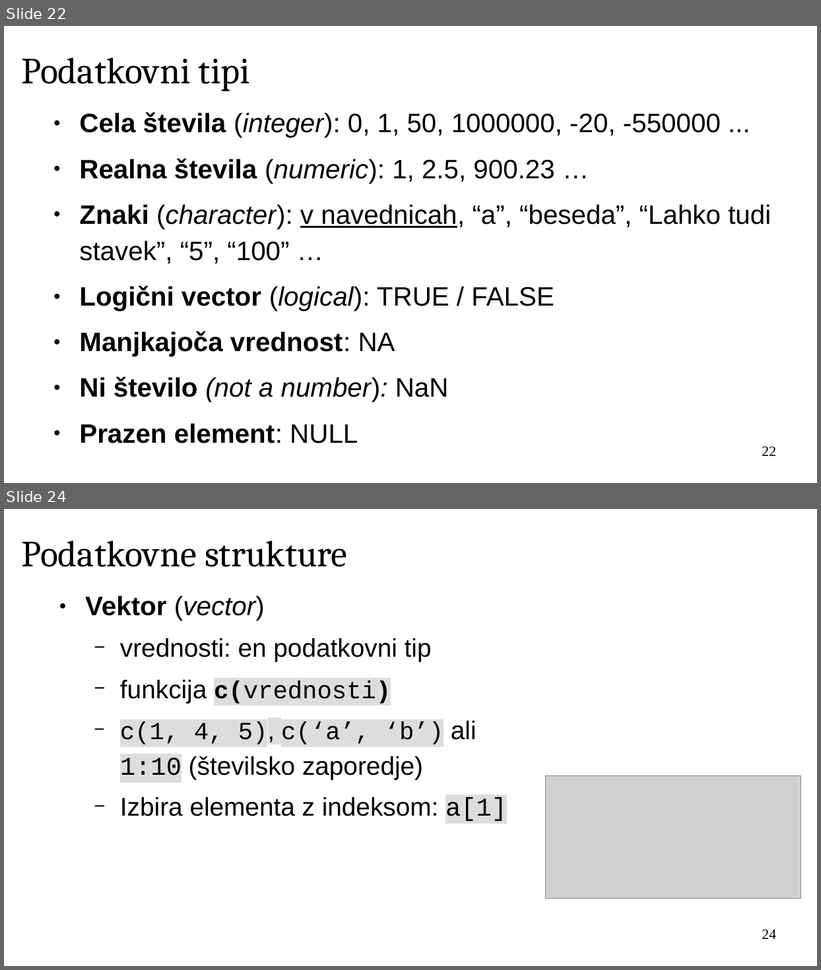
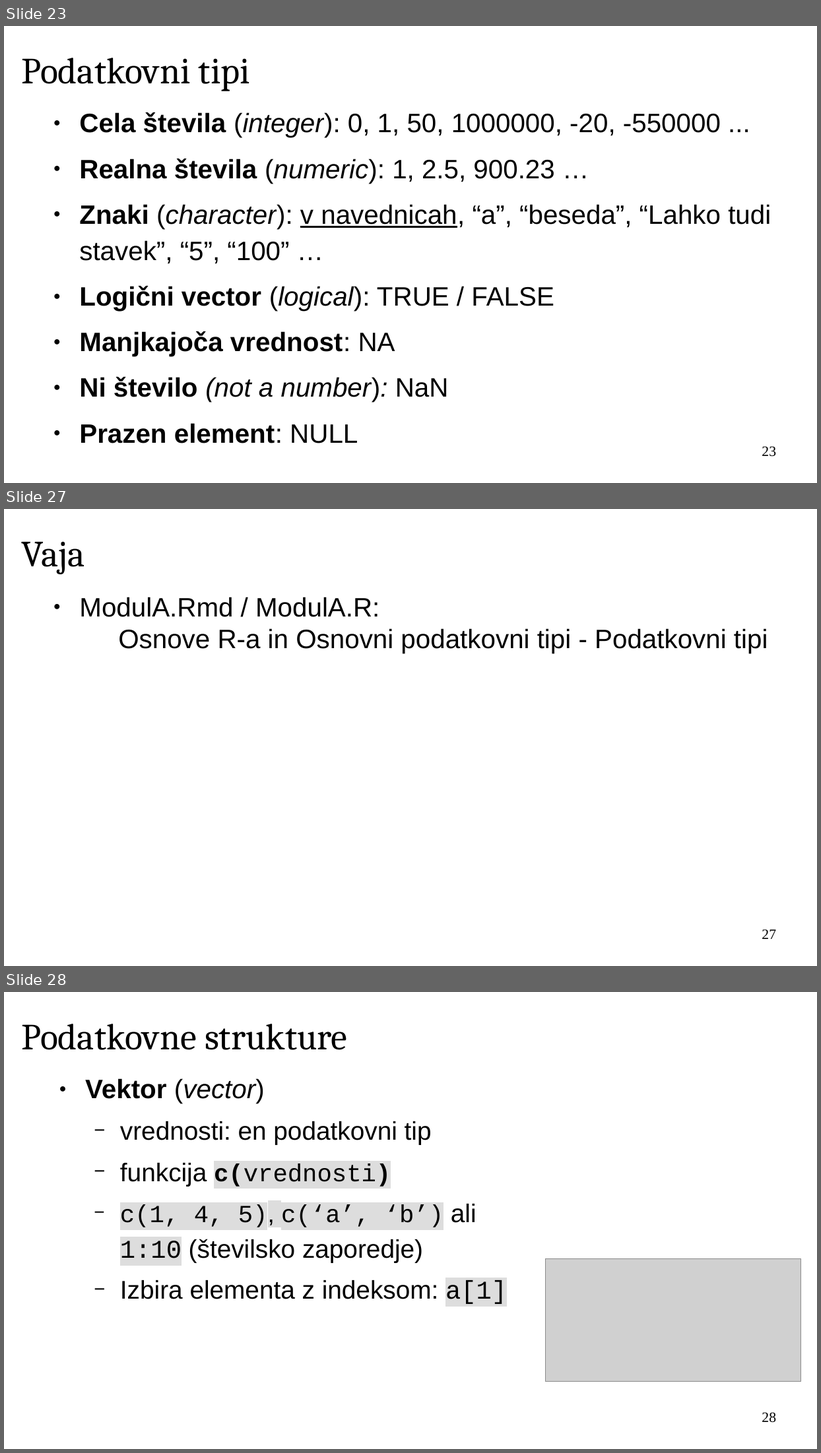
Before and after one commit to janaobsteter/R_tecaj, a slide deck: ModulA/IT_Rtecaj_ModulA.odp. Shown one above the other, each under a label of ours: slides 22 and 24 before the commit, slides 23, 27 and 28 after it; the slides between them are not shown. The pictures are 821x970 and 821x1453 pixels, drawn with LibreOffice and Linux fonts; fonts in the diff are those of the drawing; grey boxes stand for pictures; background and template pictures are left out. Boxes give left, top, right and bottom in pixels: in the first picture for what was removed or moved away, otherwise in the second. Text is boxed around its words. In the diff, an @@ line names an element or a change of style, - is before the commit and + after.

Commit message:
Modul A finish2

```diff
--- a/ModulA/IT_Rtecaj_ModulA.odp
+++ b/ModulA/IT_Rtecaj_ModulA.odp
@@ slide 27 added at (4, 509, 817, 966), background #FFFFFF @@
@@ title added at (21, 541, 85, 574), 36 pt, text #000000 @@
+Vaja
@@ text added at (79, 597, 768, 654), 26 pt, text #000000 @@
+● ModulA.Rmd / ModulA.R:
+  Osnove R-a in Osnovni podatkovni tipi - Podatkovni tipi
@@ page number added at (762, 929, 776, 939), 14 pt, text #000000 @@
+27
@@ what was slide 22 is now slide 23 @@
@@ page number at (762, 446, 776, 457): text changed @@
-22
+23
@@ what was slide 24 is now slide 28 @@
@@ page number at (762, 1412, 776, 1423): text changed @@
-24
+28
```
Also in this commit, not shown: 17 slides changed, 4 other slides added, 1 slide removed, 10 other files.
